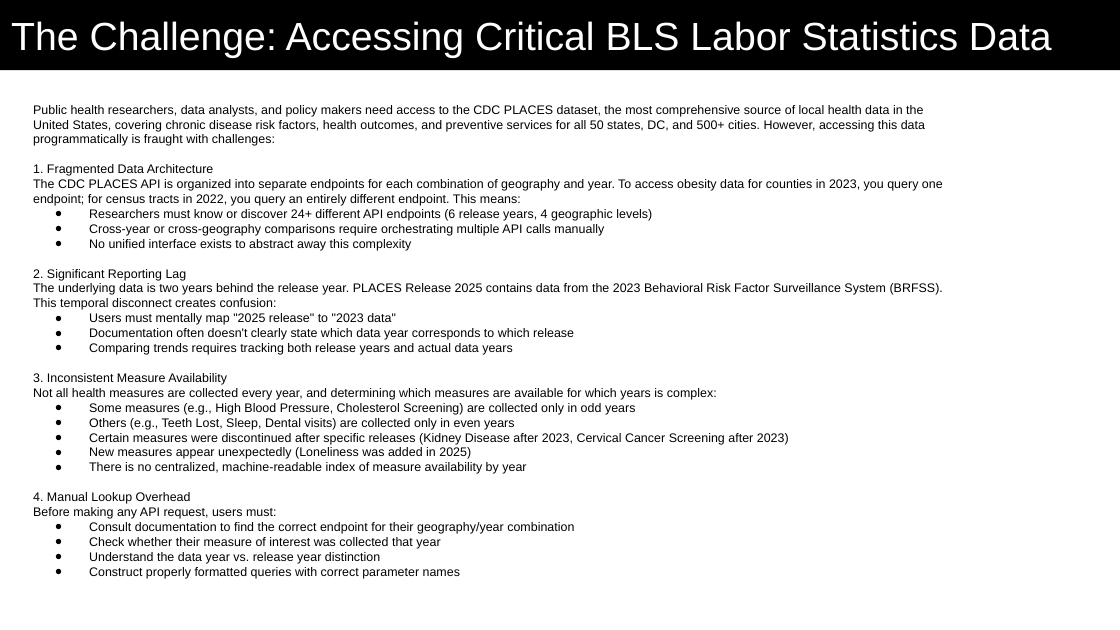
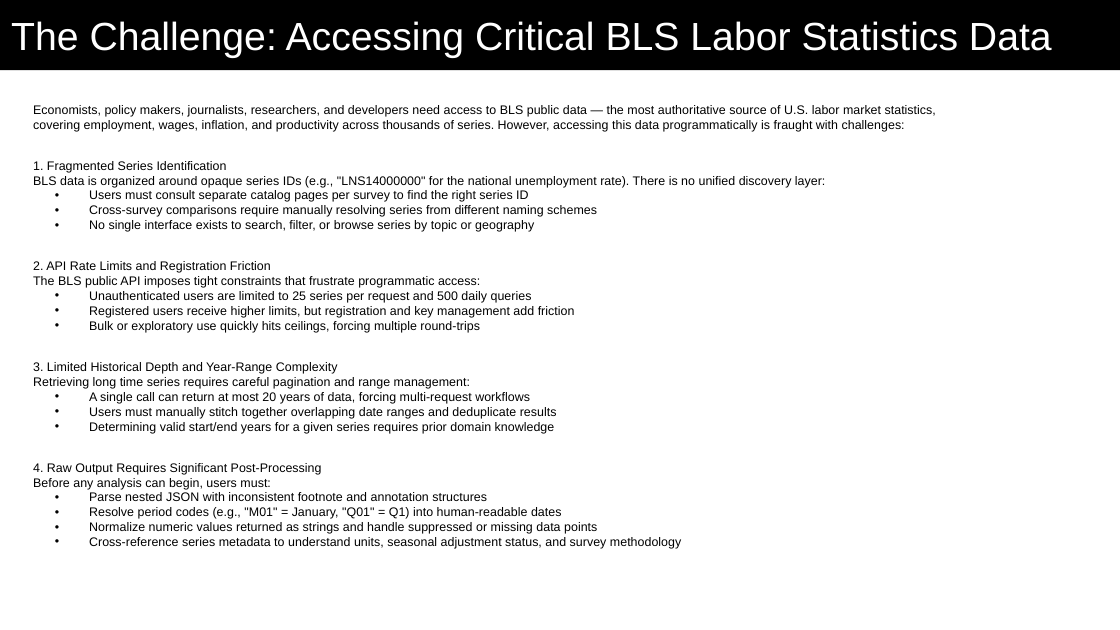
Before and after one commit to gsa-mcp-hackathon/BLS_DS_MCP_SERVER, a slide deck: slide 2 of submission_documentation/mcp_hackathon_bls_public_data.pptx. Drawn at 1120x630 pixels with LibreOffice and Linux fonts; fonts in the diff are those of the drawing. Boxes give left, top, right and bottom in pixels: in the first picture for what was removed or moved away, otherwise in the second. Text is boxed around its words. In the diff, an @@ line names an element or a change of style, - is before the commit and + after.

```diff
--- a/submission_documentation/mcp_hackathon_bls_public_data.pptx
+++ b/submission_documentation/mcp_hackathon_bls_public_data.pptx
@@ text at [33, 105, 936, 549]: text changed @@
-Public health researchers, data analysts, and policy makers need access to the CDC PLACES dataset, the most comprehensive source of local health data in the United States, covering chronic disease risk factors, health outcomes, and preventive services for all 50 states, DC, and 500+ cities. However, accessing this data programmatically is fraught with challenges:
-1. Fragmented Data Architecture
-The CDC PLACES API is organized into separate endpoints for each combination of geography and year. To access obesity data for counties in 2023, you query one endpoint; for census tracts in 2022, you query an entirely different endpoint. This means:
-● Researchers must know or discover 24+ different API endpoints (6 release years, 4 geographic levels)
-● Cross-year or cross-geography comparisons require orchestrating multiple API calls manually
-● No unified interface exists to abstract away this complexity
-2. Significant Reporting Lag
-The underlying data is two years behind the release year. PLACES Release 2025 contains data from the 2023 Behavioral Risk Factor Surveillance System (BRFSS). This temporal disconnect creates confusion:
-● Users must mentally map "2025 release" to "2023 data"
-● Documentation often doesn't clearly state which data year corresponds to which release
-● Comparing trends requires tracking both release years and actual data years
-3. Inconsistent Measure Availability
-Not all health measures are collected every year, and determining which measures are available for which years is complex:
-● Some measures (e.g., High Blood Pressure, Cholesterol Screening) are collected only in odd years
-● Others (e.g., Teeth Lost, Sleep, Dental visits) are collected only in even years
-● Certain measures were discontinued after specific releases (Kidney Disease after 2023, Cervical Cancer Screening after 2023)
-● New measures appear unexpectedly (Loneliness was added in 2025)
-● There is no centralized, machine-readable index of measure availability by year
-4. Manual Lookup Overhead
-Before making any API request, users must:
-● Consult documentation to find the correct endpoint for their geography/year combination
-● Check whether their measure of interest was collected that year
-● Understand the data year vs. release year distinction
-● Construct properly formatted queries with correct parameter names
+Economists, policy makers, journalists, researchers, and developers need access to BLS public data — the most authoritative source of U.S. labor market statistics, covering employment, wages, inflation, and productivity across thousands of series. However, accessing this data programmatically is fraught with challenges:
+1. Fragmented Series Identification
+BLS data is organized around opaque series IDs (e.g., "LNS14000000" for the national unemployment rate). There is no unified discovery layer:
+• Users must consult separate catalog pages per survey to find the right series ID
+• Cross-survey comparisons require manually resolving series from different naming schemes
+• No single interface exists to search, filter, or browse series by topic or geography
+2. API Rate Limits and Registration Friction
+The BLS public API imposes tight constraints that frustrate programmatic access:
+• Unauthenticated users are limited to 25 series per request and 500 daily queries
+• Registered users receive higher limits, but registration and key management add friction
+• Bulk or exploratory use quickly hits ceilings, forcing multiple round-trips
+3. Limited Historical Depth and Year-Range Complexity
+Retrieving long time series requires careful pagination and range management:
+• A single call can return at most 20 years of data, forcing multi-request workflows
+• Users must manually stitch together overlapping date ranges and deduplicate results
+• Determining valid start/end years for a given series requires prior domain knowledge
+4. Raw Output Requires Significant Post-Processing
+Before any analysis can begin, users must:
+• Parse nested JSON with inconsistent footnote and annotation structures
+• Resolve period codes (e.g., "M01" = January, "Q01" = Q1) into human-readable dates
+• Normalize numeric values returned as strings and handle suppressed or missing data points
+• Cross-reference series metadata to understand units, seasonal adjustment status, and survey methodology
```
Also in this commit, not shown: 9 other slides changed.
